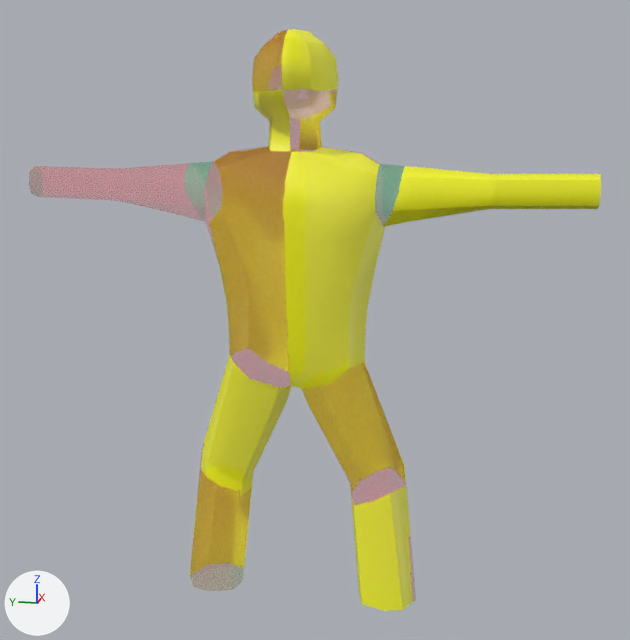
One commit to the FBX model SPLASH/res/models/character1.fbx: the scene before it, then after it.
The view is the same before and after, from a 50 mm camera at (-0.1301, -0.0288, 0.0799) aimed at (0.0003, -0.0027, 0.0473). The axes (+X, +Y, +Z) are drawn at lower left. The lights are the same throughout. Where no turn or scale is listed for an object, it has been applied to the vertices.
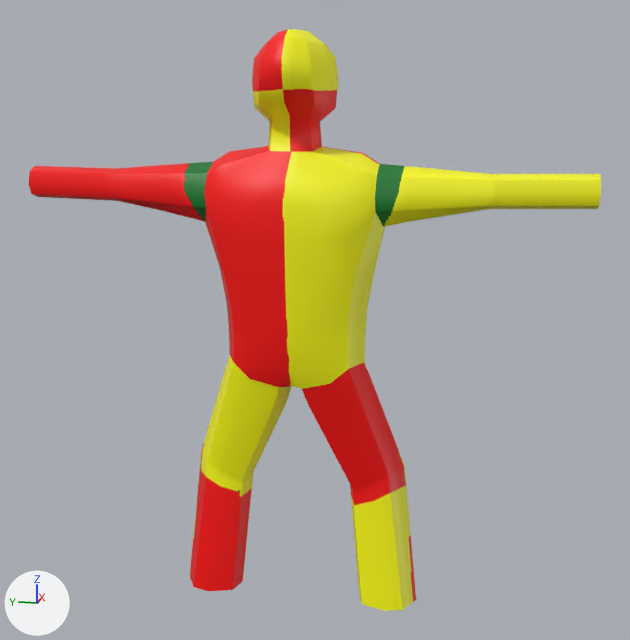
The newer file is also rescaled (x0.205) as a whole; pictures and numbers use the older file's frame.

Location of each change, [x1, y1, x2, y2] in pixels of the pictures (630 x 640 px):
'pCube1', surface changed
    both: [29, 29, 601, 611]

Edits to the bpy script that builds the scene:
```text
Change mat_lambert1:
    remove n3 = _N.new('ShaderNodeTexImage'); n3.name = 'Image Texture.001'
    remove n3.image = img_character1texture_png
    where n0 = _N.new('ShaderNodeBsdfPrincipled'); n0.name = 'Principled BSDF'
    remove _L.new(n3.outputs[0], n0.inputs[4])  # 'Color' to 'Alpha'
```
